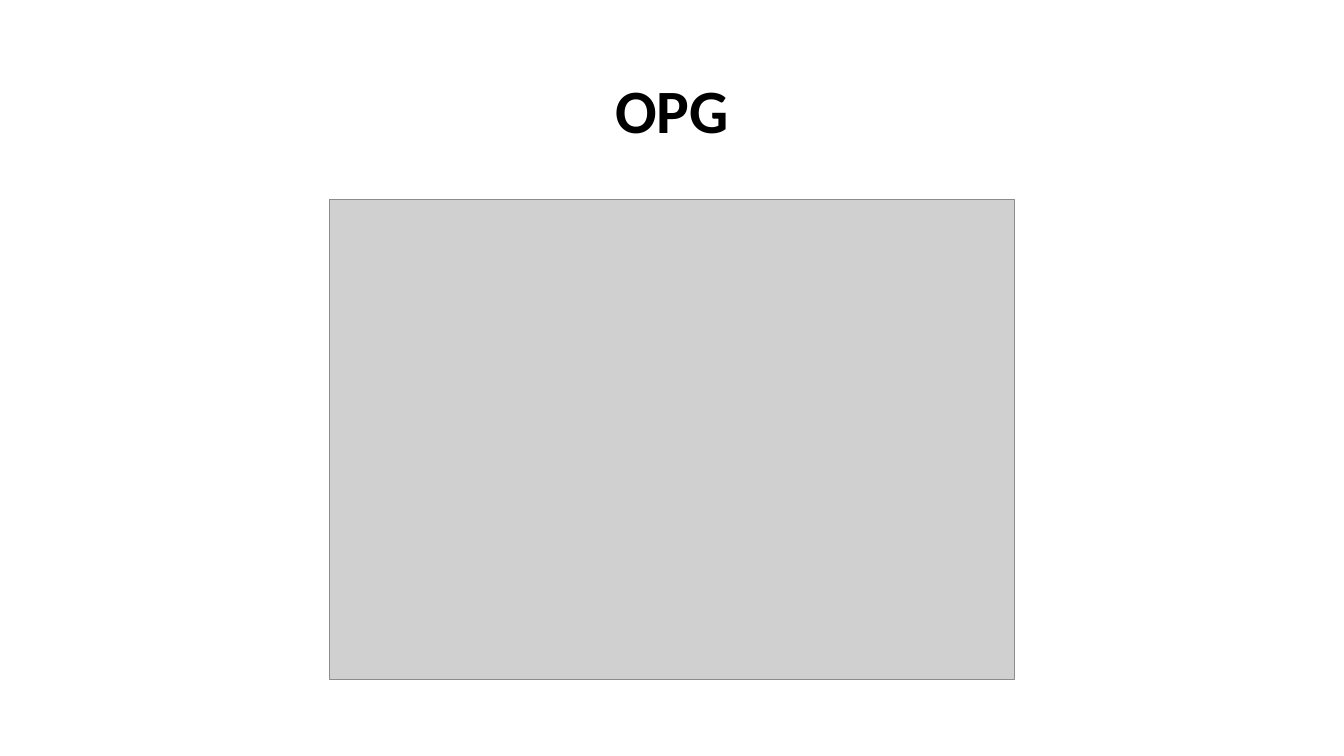
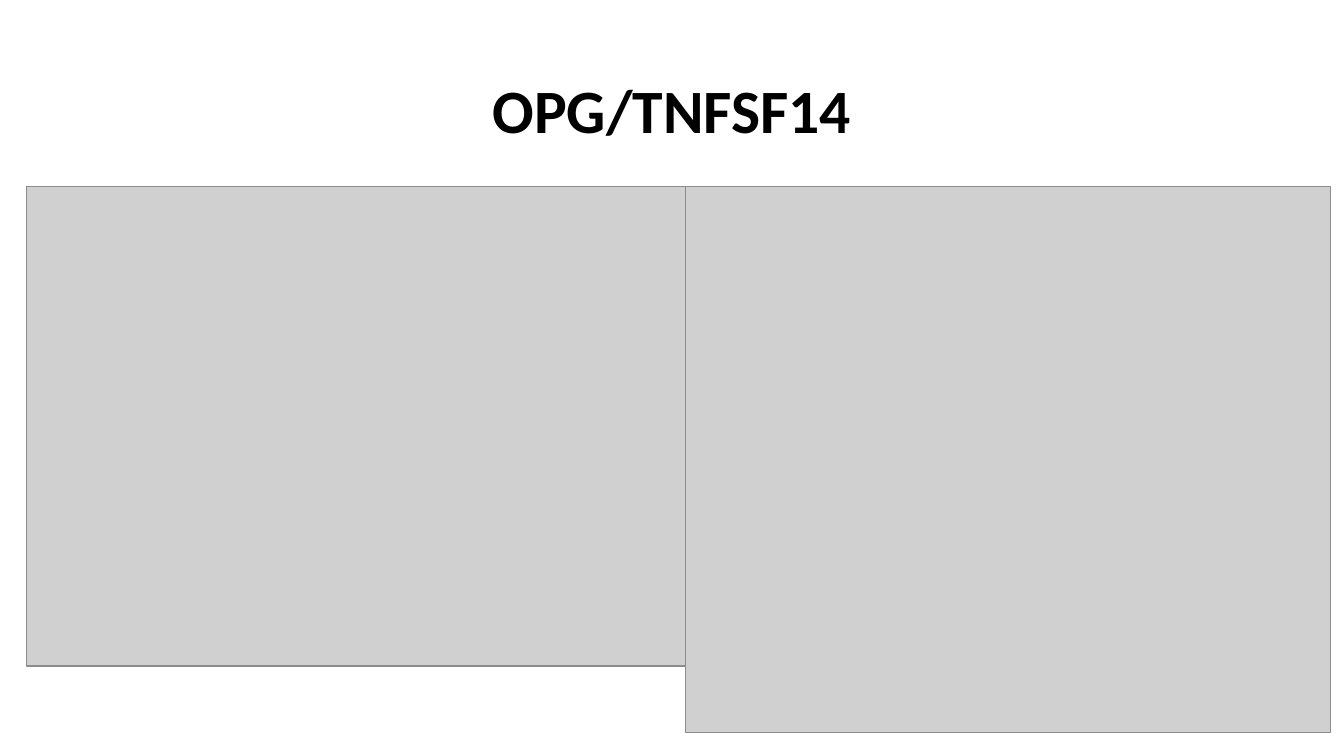
Before and after one commit to jinghuazhao/INF, a slide deck: slide 5 of doc/SCALLOP_INF1-291118.pptx. Drawn at 1344x756 pixels with LibreOffice and Linux fonts; fonts in the diff are those of the drawing; grey boxes stand for pictures. Boxes give left, top, right and bottom in pixels: in the first picture for what was removed or moved away, otherwise in the second. Text is boxed around its words. In the diff, an @@ line names an element or a change of style, - is before the commit and + after.

```diff
--- a/doc/SCALLOP_INF1-291118.pptx
+++ b/doc/SCALLOP_INF1-291118.pptx
@@ title at box(493, 89, 851, 136): text changed @@
-OPG
+OPG/TNFSF14
@@ picture added at box(26, 187, 712, 666) @@
@@ picture removed at box(330, 200, 1015, 680) @@
@@ picture added at box(686, 187, 1331, 733) @@
```
Also in this commit, not shown: 2 other slides changed, 3 slides added, 5 slides removed.
